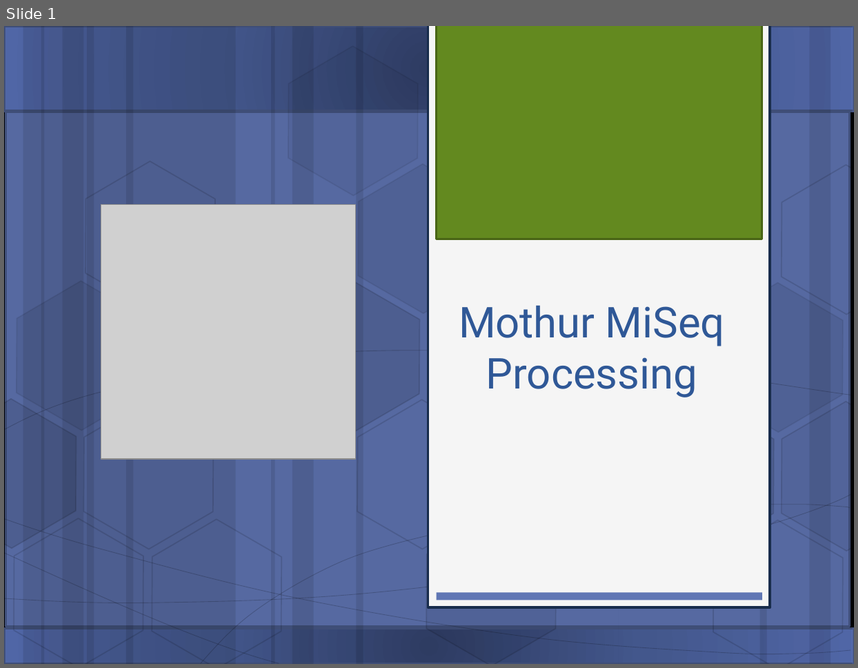
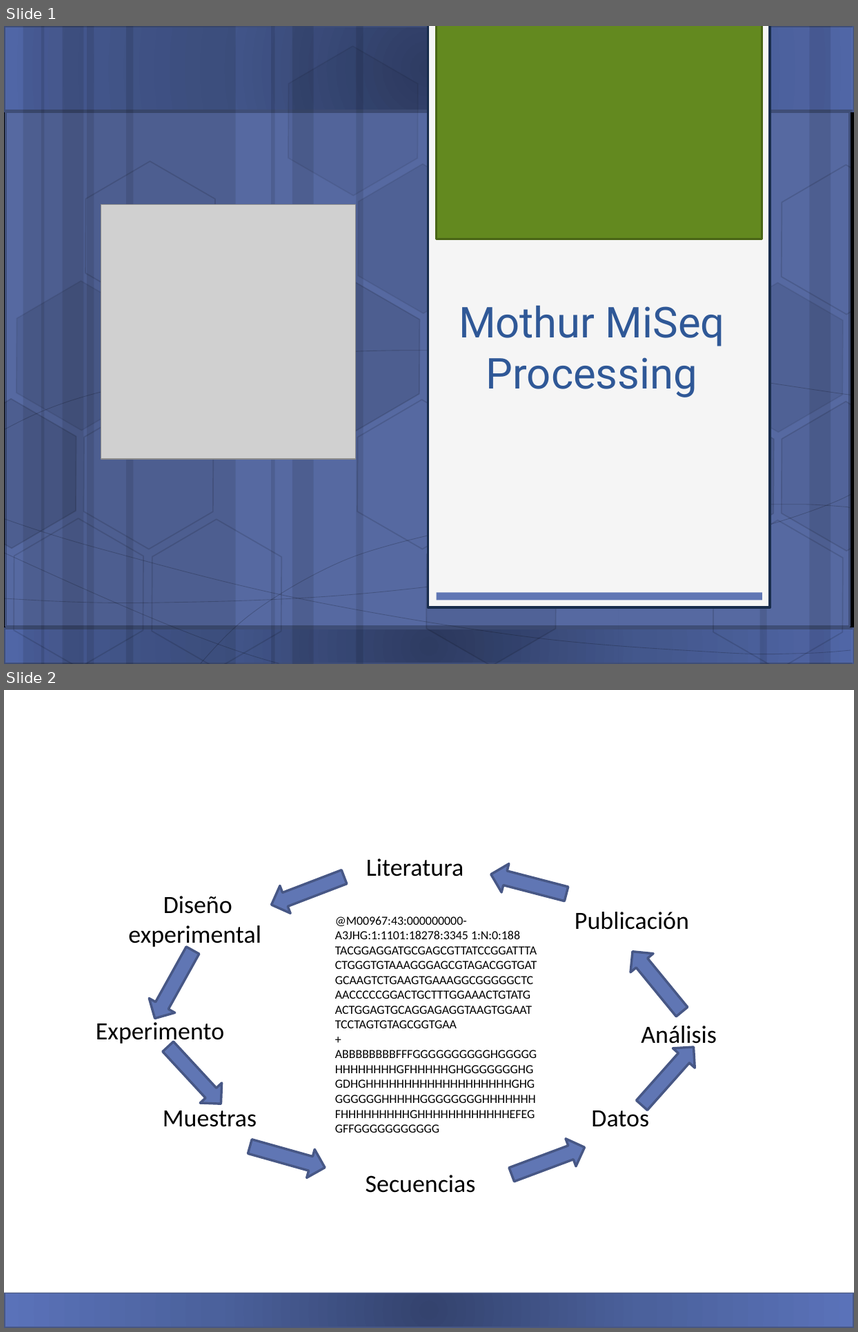
Before and after one commit to carden24/2018_Taller_Genomica_ambiental, a slide deck: W3_16S_analysis.pptx. Shown one above the other, each under a label of ours: slide 1 before the commit, slides 1 and 2 after it. The pictures are 858x668 and 858x1332 pixels, drawn with LibreOffice and Linux fonts; fonts in the diff are those of the drawing; grey boxes stand for pictures. Boxes give left, top, right and bottom in pixels: in the first picture for what was removed or moved away, otherwise in the second. Text is boxed around its words. In the diff, an @@ line names an element or a change of style, - is before the commit and + after.

```diff
--- a/W3_16S_analysis.pptx
+++ b/W3_16S_analysis.pptx
@@ slide 2 added at <box>4,690,854,1328</box>, background #FFFFFF; not listed: 2 template elements that a slide beside it also shows @@
@@ rectangle added at <box>4,690,854,1292</box>, fill #FFFFFF @@
@@ down arrow added at <box>266,862,350,918</box>, fill #6076B4, outline #475785 2 pt @@
@@ text added at <box>366,858,464,876</box>, 21 pt, text #000000 @@
+Literatura
@@ down arrow added at <box>487,860,570,908</box>, fill #6076B4, outline #475785 2 pt @@
@@ text added at <box>128,896,261,949</box>, 21 pt, text #000000 @@
+Diseño experimental
@@ text added at <box>335,916,520,939</box>, 10.5 pt, text #000000 @@
+@M00967:43:000000000-A3JHG:1:1101:18278:3345 1:N:0:188
+TACGGAGGATGCGAGCGTTATCCGGATTTACTGGGTGTAAAGGGAGCGTAGACGGTGATGCAAGTCTGAAGTGAAAGGCGGGGGCTCAACCCCCGGACTGCTTTGGAAACTGTATGACTGGAGTGCAGGAGAGGTAAGTGGAATTCCTAGTGTAGCGGTGAA
++
+ABBBBBBBBFFFGGGGGGGGGGHGGGGGHHHHHHHHGFHHHHHGHGGGGGGGHGGDHGHHHHHHHHHHHHHHHHHHHGHGGGGGGGHHHHHGGGGGGGGHHHHHHHFHHHHHHHHHGHHHHHHHHHHHHEFEGGFFGGGGGGGGGGG
@@ text added at <box>575,911,689,929</box>, 21 pt, text #000000 @@
+Publicación
@@ down arrow added at <box>141,943,205,1025</box>, fill #6076B4, outline #475785 2 pt @@
@@ down arrow added at <box>621,942,693,1021</box>, fill #6076B4, outline #475785 2 pt @@
@@ text added at <box>96,1018,224,1045</box>, 21 pt, text #000000 @@
+Experimento
@@ down arrow added at <box>157,1036,232,1114</box>, fill #6076B4, outline #475785 2 pt @@
@@ down arrow added at <box>631,1037,704,1115</box>, fill #6076B4, outline #475785 2 pt @@
@@ text added at <box>641,1025,717,1049</box>, 21 pt, text #000000 @@
+Análisis
@@ text added at <box>163,1110,257,1127</box>, 21 pt, text #000000 @@
+Muestras
@@ text added at <box>591,1105,649,1127</box>, 21 pt, text #000000 @@
+Datos
@@ down arrow added at <box>245,1132,329,1181</box>, fill #6076B4, outline #475785 2 pt @@
@@ down arrow added at <box>506,1133,590,1189</box>, fill #6076B4, outline #475785 2 pt @@
@@ text added at <box>366,1174,476,1192</box>, 21 pt, text #000000 @@
+Secuencias
```
Also in this commit, not shown: 3 slides changed, 11 other slides added, 10 other files.
